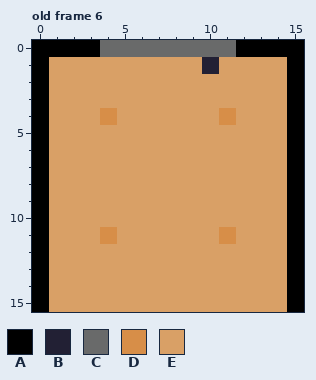
Two states of a pixel-art file, art/house_tiles.aseprite. Above, as it was before the edit.
16x16 pixels, 6 frames. Shown: old frame 6. The commit also changed other frames, which this record leaves out.
Palette (. is transparent): A #000000  B #222034  C #696a6a  D #d78e48  E #d9a066
Pixels before, old frame 6, first column x 0:
 0 AAAACCCCCCCCAAAA
 1 AEEEEEEEEEBEEEEA
 2 AEEEEEEEEEEEEEEA
 3 AEEEEEEEEEEEEEEA
 4 AEEEDEEEEEEDEEEA
 5 AEEEEEEEEEEEEEEA
 6 AEEEEEEEEEEEEEEA
 7 AEEEEEEEEEEEEEEA
 8 AEEEEEEEEEEEEEEA
 9 AEEEEEEEEEEEEEEA
10 AEEEEEEEEEEEEEEA
11 AEEEDEEEEEEDEEEA
12 AEEEEEEEEEEEEEEA
13 AEEEEEEEEEEEEEEA
14 AEEEEEEEEEEEEEEA
15 AEEEEEEEEEEEEEEA
And afterwards:
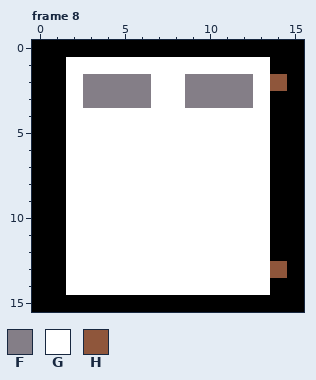
Colours new in this view: F #847e87  G #ffffff  H #8f563b
A new or re-ordered frame is compared with the old frame closest to it.
Diff:
frames 6 -> 12
Changed rows in their new state; - is an unchanged pixel.
Frame 8 is new; against old frame 6:
first column x 1:
 0 ---AAAAAAAA---
 1 AGGGGGGGGGGGGA
 2 AGFFFFGGFFFFGH
 3 AGFFFFGGFFFFGA
 4 AGGGGGGGGGGGGA
 5 AGGGGGGGGGGGGA
 6 AGGGGGGGGGGGGA
 7 AGGGGGGGGGGGGA
 8 AGGGGGGGGGGGGA
 9 AGGGGGGGGGGGGA
10 AGGGGGGGGGGGGA
11 AGGGGGGGGGGGGA
12 AGGGGGGGGGGGGA
13 AGGGGGGGGGGGGH
14 AGGGGGGGGGGGGA
15 AAAAAAAAAAAAAA
Where, in picture pixels (left, top, right, bottom), the same in both pictures:
changed: (49, 40, 287, 312)
